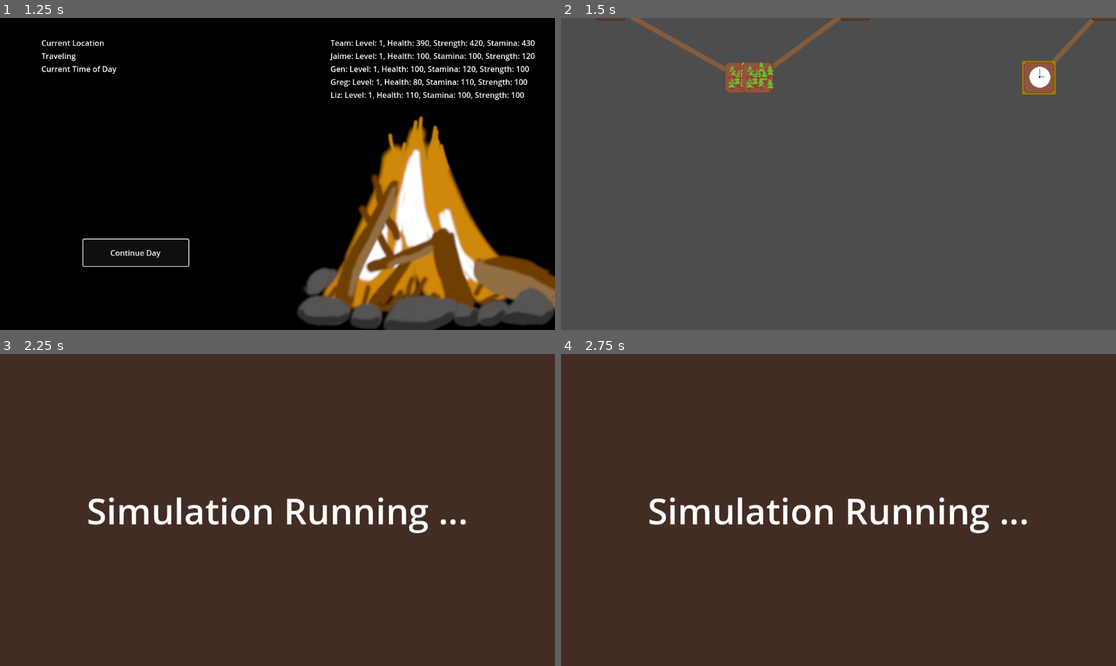
Above: before the commit, frames 1-4 (two rows, left to right).
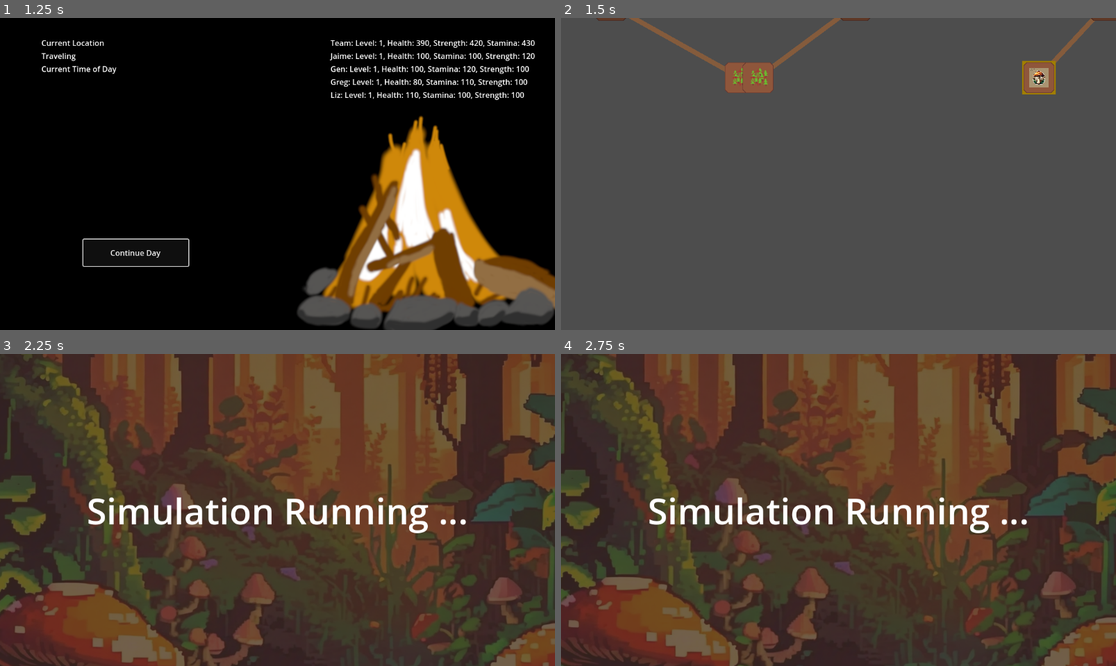
Above: after the commit, the same moments.

Repository: donnell74/Game-Off-2024
Game: Godot game, scene res://main.tscn
Two runs of this game, one before a commit and one after it. Both use one fixed random seed, a clock stepped at 60 frames per second and the inputs below.
Inputs (mouse positions are in pixels of both pictures, inside the frame that each line leads up to):
- Up to frame 1 (1.25 s): click "Start New Run" at 0.5 s
- Up to frame 2 (1.5 s): click "Continue Day" at 1.25 s
- Up to frame 3 (2.25 s): tap Enter (ui_accept) at 2 s; move the mouse to (399, 494) at 2.02 s; hold D (Pan Right) from 2.03 s (still down); hold Tab (Navigate To Next Page) from 2.03 s (still down); click (399, 494) at 2.17 s
- Up to frame 4 (2.75 s): keep holding D (Pan Right); keep holding Tab (Navigate To Next Page); tap Enter (ui_accept) at 2.27 s

Frame 1 is identical in both runs. In frame 2, 0.6% of the frame differs, in the area x 11-89%, y 0-24%; in frame 3, 42%, in the area x 0-100%, y 0-100%; in frame 4, 42%.

Commit message:
Activity backgrounds

Diff:
--- a/Locations/Activities/fishing.tres
+++ b/Locations/Activities/fishing.tres
@@ -9,6 +9,8 @@
 script = ExtResource("2_3bwuh")
 description = "Fishing"
 rewardItems = Array[ExtResource("1_dmflh")]([ExtResource("2_sl85o"), ExtResource("3_v1doe")])
+minRewardItems = 1
+maxRewardItems = 3
 rewardCurrency = 0
 healthCost = 0.0
 staminaCost = 0.0
--- a/Locations/Activities/foraging.tres
+++ b/Locations/Activities/foraging.tres
@@ -1,17 +1,19 @@
-[gd_resource type="Resource" script_class="Activity" load_steps=8 format=3 uid="uid://caod5vsc22v66"]
+[gd_resource type="Resource" script_class="Activity" load_steps=8 format=3 uid="uid://bb7mcy4nnuhut"]
 
 [ext_resource type="Script" path="res://Inventory/inventory_item.gd" id="1_alff2"]
-[ext_resource type="Resource" uid="uid://b1rdj2e1hcv4f" path="res://Inventory/Items/berries.tres" id="2_fsfyd"]
+[ext_resource type="Resource" uid="uid://b1ac4yj1nddo2" path="res://Inventory/Items/berries.tres" id="2_fsfyd"]
 [ext_resource type="Script" path="res://Locations/activity.gd" id="2_nb73b"]
-[ext_resource type="Resource" path="res://Inventory/Items/onions.tres" id="3_usbyb"]
-[ext_resource type="Resource" path="res://Inventory/Items/garlic.tres" id="4_fyvgt"]
-[ext_resource type="Resource" path="res://Inventory/Items/herbs.tres" id="5_q0frk"]
-[ext_resource type="Resource" path="res://Inventory/Items/rice.tres" id="6_41lar"]
+[ext_resource type="Resource" uid="uid://bi47dt7ky5lr5" path="res://Inventory/Items/onions.tres" id="3_usbyb"]
+[ext_resource type="Resource" uid="uid://c28lnc87hdaqw" path="res://Inventory/Items/garlic.tres" id="4_fyvgt"]
+[ext_resource type="Resource" uid="uid://del5goksbjuyo" path="res://Inventory/Items/herbs.tres" id="5_q0frk"]
+[ext_resource type="Resource" uid="uid://cmtnkp4vee3uy" path="res://Inventory/Items/rice.tres" id="6_41lar"]
 
 [resource]
 script = ExtResource("2_nb73b")
 description = "Foraging"
 rewardItems = Array[ExtResource("1_alff2")]([ExtResource("2_fsfyd"), ExtResource("3_usbyb"), ExtResource("4_fyvgt"), ExtResource("5_q0frk"), ExtResource("6_41lar")])
+minRewardItems = 1
+maxRewardItems = 3
 rewardCurrency = 0
 healthCost = 0.0
 staminaCost = 10.0
--- a/Locations/Resources/fishing.tres
+++ b/Locations/Resources/fishing.tres
@@ -1,12 +1,14 @@
-[gd_resource type="Resource" script_class="Location" load_steps=4 format=3 uid="uid://bqtapx8v07yhu"]
+[gd_resource type="Resource" script_class="Location" load_steps=5 format=3 uid="uid://bqtapx8v07yhu"]
 
 [ext_resource type="Script" path="res://Locations/activity.gd" id="1_if33b"]
 [ext_resource type="Resource" uid="uid://bf0rsww3oprx6" path="res://Locations/Activities/fishing.tres" id="2_d6r0m"]
 [ext_resource type="Script" path="res://Locations/location.gd" id="2_dwilw"]
+[ext_resource type="Texture2D" uid="uid://dfneupc7pfav2" path="res://Map/Assets/fishing_activity_background.jpeg" id="3_tfoax"]
 
 [resource]
 script = ExtResource("2_dwilw")
 description = "Fishing"
+backgroundTexture = ExtResource("3_tfoax")
 type = 2
 morningActivities = Array[ExtResource("1_if33b")]([ExtResource("2_d6r0m")])
 afternoonActivities = Array[ExtResource("1_if33b")]([ExtResource("2_d6r0m")])
--- a/Locations/Resources/foraging.tres
+++ b/Locations/Resources/foraging.tres
@@ -1,12 +1,14 @@
-[gd_resource type="Resource" script_class="Location" load_steps=4 format=3 uid="uid://6yu2tnvetura"]
+[gd_resource type="Resource" script_class="Location" load_steps=5 format=3 uid="uid://6yu2tnvetura"]
 
 [ext_resource type="Script" path="res://Locations/activity.gd" id="1_ygp4x"]
 [ext_resource type="Resource" uid="uid://bb7mcy4nnuhut" path="res://Locations/Activities/foraging.tres" id="2_huoeg"]
 [ext_resource type="Script" path="res://Locations/location.gd" id="2_wr12j"]
+[ext_resource type="Texture2D" uid="uid://bwud7nedrsyj2" path="res://Map/Assets/foraging.jpeg" id="3_vitry"]
 
 [resource]
 script = ExtResource("2_wr12j")
 description = "Foraging"
+backgroundTexture = ExtResource("3_vitry")
 type = 4
 morningActivities = Array[ExtResource("1_ygp4x")]([ExtResource("2_huoeg")])
 afternoonActivities = Array[ExtResource("1_ygp4x")]([ExtResource("2_huoeg")])
--- a/Locations/Resources/hunting.tres
+++ b/Locations/Resources/hunting.tres
@@ -1,12 +1,14 @@
-[gd_resource type="Resource" script_class="Location" load_steps=4 format=3 uid="uid://drar7k6n8xn0q"]
+[gd_resource type="Resource" script_class="Location" load_steps=5 format=3 uid="uid://drar7k6n8xn0q"]
 
 [ext_resource type="Script" path="res://Locations/activity.gd" id="1_8ev3h"]
 [ext_resource type="Resource" uid="uid://tcyigavudprm" path="res://Locations/Activities/rabbit_hunting.tres" id="2_f1y2t"]
 [ext_resource type="Script" path="res://Locations/location.gd" id="2_x0y78"]
+[ext_resource type="Texture2D" uid="uid://cxje1h6cd4rlq" path="res://Map/Assets/hunting_activity_background.jpeg" id="3_hgpm5"]
 
 [resource]
 script = ExtResource("2_x0y78")
 description = "Hunting"
+backgroundTexture = ExtResource("3_hgpm5")
 type = 3
 morningActivities = Array[ExtResource("1_8ev3h")]([ExtResource("2_f1y2t")])
 afternoonActivities = Array[ExtResource("1_8ev3h")]([ExtResource("2_f1y2t")])
--- a/Locations/location.tscn
+++ b/Locations/location.tscn
@@ -1,7 +1,43 @@
-[gd_scene load_steps=3 format=3 uid="uid://cismypygs2cig"]
+[gd_scene load_steps=6 format=3 uid="uid://cismypygs2cig"]
 
 [ext_resource type="Script" path="res://Locations/location_controller.gd" id="1_osbva"]
 [ext_resource type="Resource" uid="uid://sde5dvd0tsdi" path="res://Locations/Dungeon/slime_king_dungeon.tres" id="2_7llln"]
+
+[sub_resource type="Animation" id="Animation_xyfy4"]
+length = 0.001
+tracks/0/type = "value"
+tracks/0/imported = false
+tracks/0/enabled = true
+tracks/0/path = NodePath("CanvasLayer/Background:position")
+tracks/0/interp = 1
+tracks/0/loop_wrap = true
+tracks/0/keys = {
+"times": PackedFloat32Array(0),
+"transitions": PackedFloat32Array(1),
+"update": 0,
+"values": [Vector2(0, 0)]
+}
+
+[sub_resource type="Animation" id="Animation_7ivo6"]
+resource_name = "background"
+tracks/0/type = "value"
+tracks/0/imported = false
+tracks/0/enabled = true
+tracks/0/path = NodePath("CanvasLayer/Background:position")
+tracks/0/interp = 1
+tracks/0/loop_wrap = true
+tracks/0/keys = {
+"times": PackedFloat32Array(0, 0.5, 1),
+"transitions": PackedFloat32Array(1, 1, 1),
+"update": 0,
+"values": [Vector2(0, 0), Vector2(-75, -58), Vector2(0, 0)]
+}
+
+[sub_resource type="AnimationLibrary" id="AnimationLibrary_y6p2m"]
+_data = {
+"RESET": SubResource("Animation_xyfy4"),
+"background": SubResource("Animation_7ivo6")
+}
 
 [node name="Location" type="Node2D"]
 script = ExtResource("1_osbva")
@@ -17,6 +53,23 @@
 grow_horizontal = 2
 grow_vertical = 2
 color = Color(0.257177, 0.171193, 0.136212, 1)
+
+[node name="Background" type="TextureRect" parent="CanvasLayer"]
+unique_name_in_owner = true
+modulate = Color(1, 1, 1, 0.25098)
+anchors_preset = 8
+anchor_left = 0.5
+anchor_top = 0.5
+anchor_right = 0.5
+anchor_bottom = 0.5
+offset_left = -576.0
+offset_top = -324.0
+offset_right = 720.0
+offset_bottom = 445.0
+grow_horizontal = 2
+grow_vertical = 2
+expand_mode = 2
+stretch_mode = 1
 
 [node name="SimulationRunningLabel" type="Label" parent="CanvasLayer"]
 unique_name_in_owner = true
@@ -34,12 +87,14 @@
 theme_override_font_sizes/font_size = 75
 text = "Simulation Running ..."
 
-[node name="Background" type="TextureRect" parent="CanvasLayer"]
-unique_name_in_owner = true
-offset_right = 1150.0
-offset_bottom = 650.0
-
 [node name="Timer" type="Timer" parent="."]
 one_shot = true
 
+[node name="AnimationPlayer" type="AnimationPlayer" parent="."]
+libraries = {
+"": SubResource("AnimationLibrary_y6p2m")
+}
+autoplay = "background"
+speed_scale = 0.2
+
 [connection signal="timeout" from="Timer" to="." method="_on_timer_timeout"]
--- a/Locations/location_controller.gd
+++ b/Locations/location_controller.gd
@@ -14,6 +14,11 @@
 	print(PartyController)
 
 	%Background.texture = location.backgroundTexture
+	var animation = $AnimationPlayer.get_animation("background")
+	animation.loop = true
+
+	# Play the animation
+	$AnimationPlayer.play("background")
 	LocationEvents.advance_day.connect(_on_advance_day)
 	UiEvents.active_ui_changed.connect(_on_active_ui_changed)
 	# TODO: Show an animation instead of going straight to Campfire
--- a/Map/map_generator.gd
+++ b/Map/map_generator.gd
@@ -160,6 +160,7 @@
 	var mapNode = mapNodeScene.duplicate()
 	var location = map.paths[pathIndex].locations[pathLengthIndex]
 	mapNode.find_child("Icon").texture = get_map_node_texture(location.type)
+	mapNode.find_child("Icon").expand_mode = TextureRect.EXPAND_FIT_WIDTH
 	# We want the path to move up to give the since of building up to a boss so we multiple
 	# y by negative
 	mapNode.global_position = _get_map_node_positiion(pathIndex, pathLengthIndex)
@@ -195,7 +196,7 @@
 		Location.Type.HUNTING:
 			return preload("res://Map/Assets/hunting.png")
 		Location.Type.FORAGING:
-			return preload("res://Cooking/Assets/clock.png")
+			return preload("res://Map/Assets/foraging_map_icon.jpeg")
 		_:
 			return preload("res://Map/Assets/monster.png")
 
Not shown: 1 places in Inventory/Items/berries.tres that only renumber resources
Binary file added: Map/Assets/fishing_activity_background.jpeg
Not shown, added: Map/Assets/fishing_activity_background.jpeg.import
Binary file added: Map/Assets/foraging.jpeg
Not shown, added: Map/Assets/foraging.jpeg.import
Binary file added: Map/Assets/foraging_map_icon.jpeg
Not shown, added: Map/Assets/foraging_map_icon.jpeg.import
Binary file added: Map/Assets/hunting_activity_background.jpeg
Not shown, added: Map/Assets/hunting_activity_background.jpeg.import
